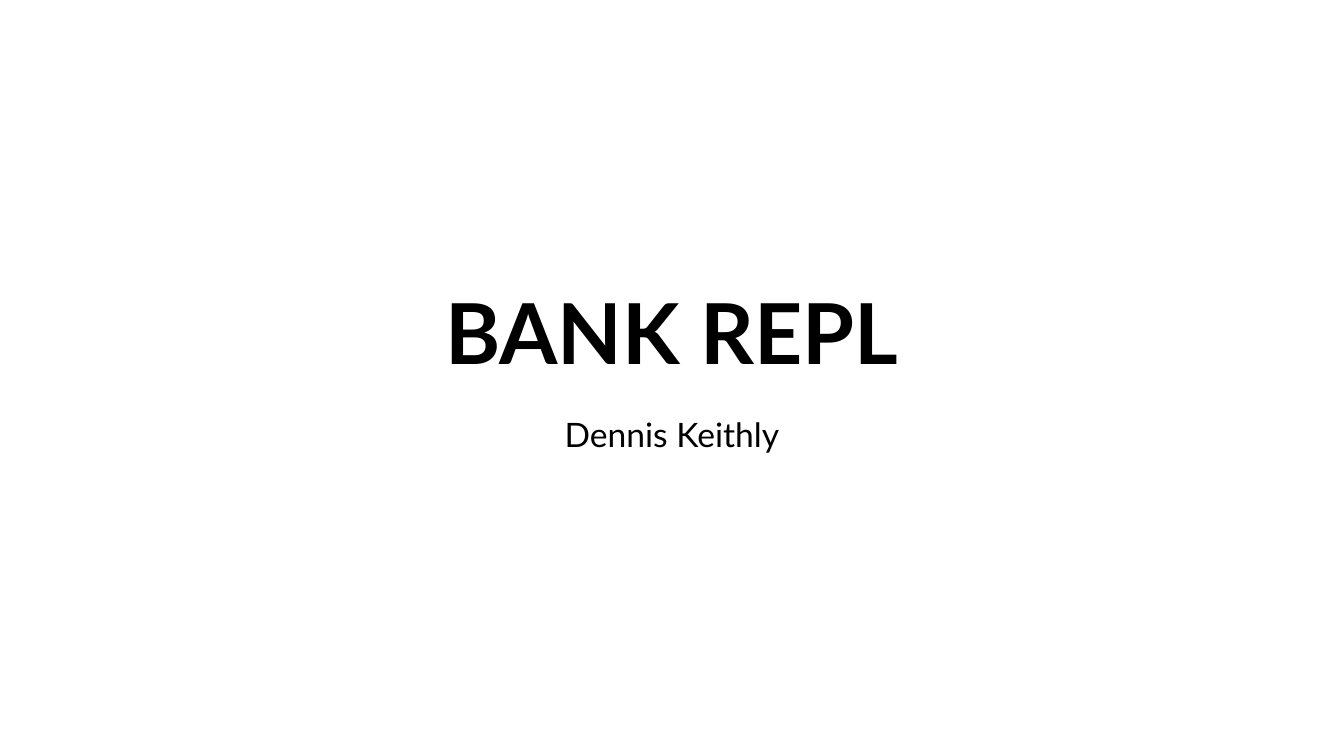
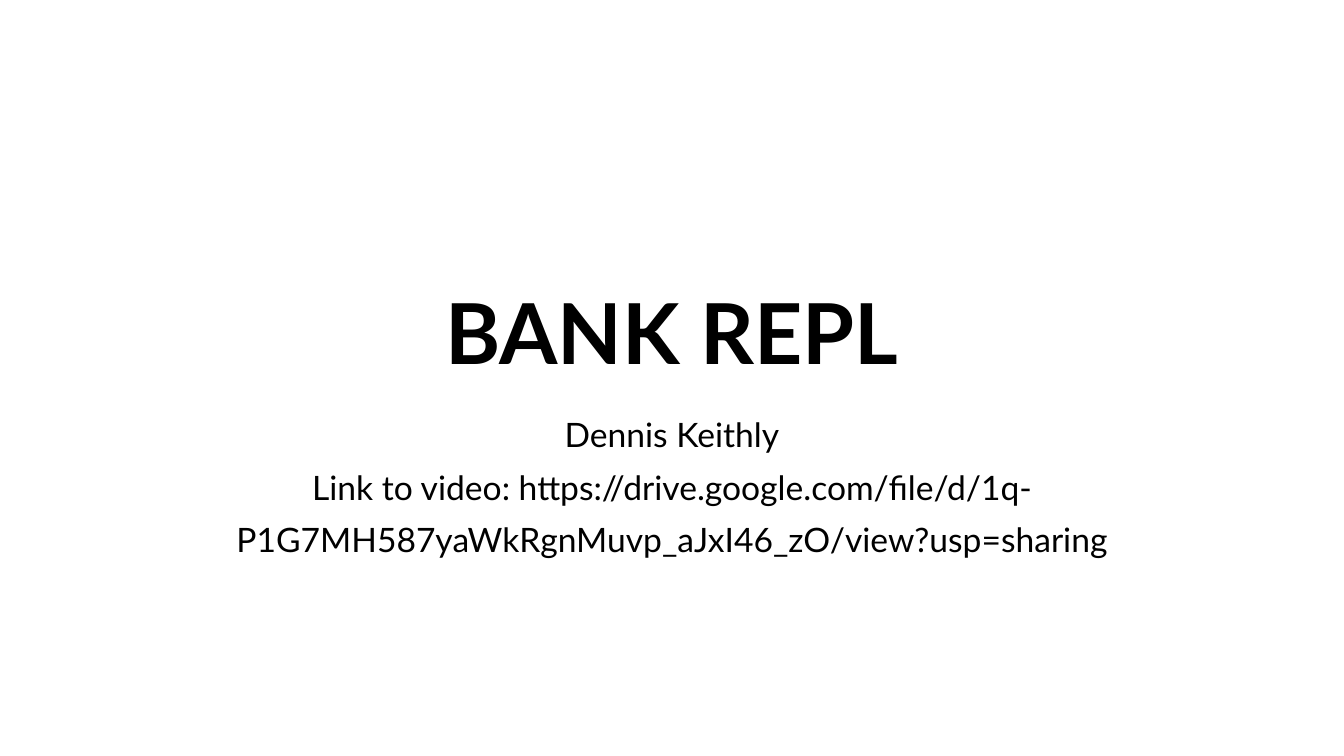
Before and after one commit to djkeithly/revature_p0, a slide deck: slide 1 of documents/Bank repl.pptx. Drawn at 1344x756 pixels with LibreOffice and Linux fonts; fonts in the diff are those of the drawing. Boxes give left, top, right and bottom in pixels: in the first picture for what was removed or moved away, otherwise in the second. Text is boxed around its words. In the diff, an @@ line names an element or a change of style, - is before the commit and + after.

```diff
--- a/documents/Bank repl.pptx
+++ b/documents/Bank repl.pptx
@@ subtitle at bbox=[236, 475, 1107, 558]: paragraph added @@
+Link to video: https://drive.google.com/file/d/1q-P1G7MH587yaWkRgnMuvp_aJxI46_zO/view?usp=sharing
```
Also in this commit, not shown: 4 other slides changed, 1 other file.
